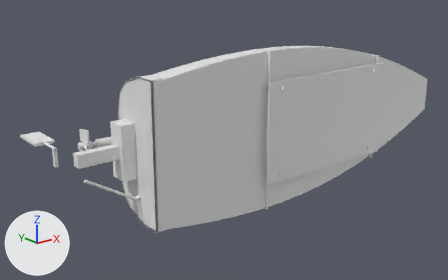
An edit to the glTF model site/assets/assembly.glb, drawn before and after from the same camera.
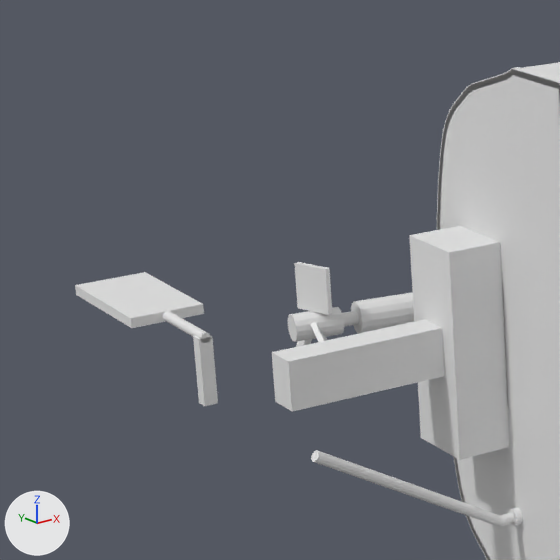
Old and new are each drawn whole from a camera (50 mm lens) standing at (-310.0, -582.0, 203.0) and looking at (160.0, 5.0, -32.0) and again close up on the part from 0% to 34% of the width and 21% to 75% of the height. The axes (+X, +Y, +Z) are drawn at lower left. The lights are the same throughout. The last two pictures show the newer version.

Script lines for the objects in view, before the commit:
```python
me_hw_propeller__0 = bpy.data.meshes.new('hw_propeller__0')
me_hw_propeller__0.from_pydata(...)  # 58 vertices, 100 faces; spans x -39.5..-24.5, y -15.2..19.8, z -13.6..17.5
me_hw_rudder__0 = bpy.data.meshes.new('hw_rudder__0')
me_hw_rudder__0.from_pydata(...)  # a box spanning x -73.0..-51.0, y 36.1..78.1, z -1.5..1.5; a 16-sided cylinder along y spanning x -63.5..-60.5, y 10.1..78.1, z -1.5..1.5; a box spanning x -64.0..-60.0, y 10.1..14.1, z -20.0..0.0
me_hw_rudder_bracket__0 = bpy.data.meshes.new('hw_rudder_bracket__0')
me_hw_rudder_bracket__0.from_pydata(...)  # 16 vertices, 24 faces; spans x -62.0..0.0, y -48.8..-26.8, z -30.0..30.0
# before: 8 (-62.0, -42.8, -7.0) at pixel (292, 411), 9 (-62.0, -42.8, 7.0) at pixel (288, 361), 10 (-62.0, -32.8, -7.0) at pixel (275, 401), 12 (-62.0, -32.8, 7.0) at pixel (271, 352)
ob_hw_propeller__0 = bpy.data.objects.new('hw_propeller__0', me_hw_propeller__0)
ob_hw_propeller__0.location = (0.0, 0.0, 0.0)
ob_hw_rudder__0 = bpy.data.objects.new('hw_rudder__0', me_hw_rudder__0)
ob_hw_rudder__0.location = (0.0, 0.0, 0.0)
ob_hw_rudder_bracket__0 = bpy.data.objects.new('hw_rudder_bracket__0', me_hw_rudder_bracket__0)
ob_hw_rudder_bracket__0.location = (0.0, 0.0, 0.0)
# also in view: 'hw_pushrod__0' at (53.0, -50.0, -33.0); 'hw_stuffing_tube__0' at (68.0, -12.0, 0.0); 'hull_aft__0' at (75.0, -43.0, 0.0)
```
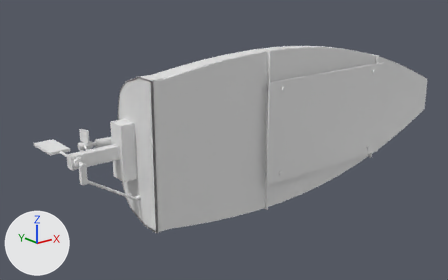
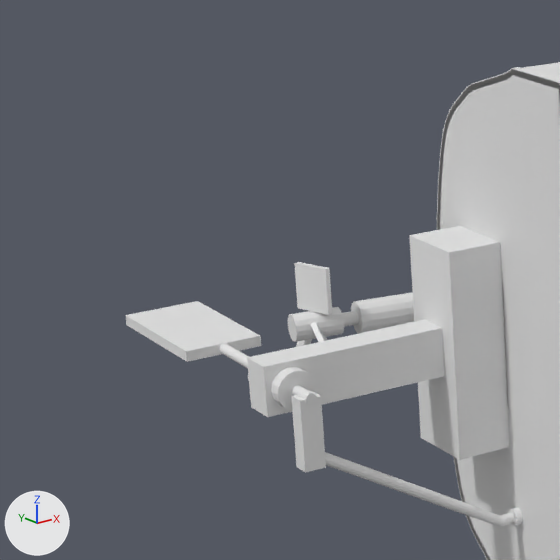
Location of each change, (x1, y1, x2, y2) in pixels of the close-ups (560 x 560 px; the box of a moved part takes in the faces that stretch with it):
'hw_rudder_bracket__0', reshaped (11% wider): before (272, 226, 509, 460); after (247, 226, 509, 460)
'hw_rudder__0', reshaped (40% wider, 28% taller): before (75, 272, 218, 406); after (126, 301, 326, 473)
part 1 of me_hw_rudder__0, moved or reshaped: before (75, 272, 204, 328); after (126, 301, 261, 362)
part 2 of me_hw_rudder__0, moved or reshaped: before (163, 311, 211, 343); after (219, 343, 317, 404)
part 3 of me_hw_rudder__0, moved or reshaped: before (193, 335, 218, 406); after (291, 391, 326, 473)
part 4 of me_hw_rudder_bracket__0, added: after (248, 367, 316, 411)
part 5 of me_hw_rudder_bracket__0, moved or reshaped: before (272, 319, 445, 412); after (247, 319, 445, 417)

The edits, one by one:
me_hw_rudder__0 is used by ob_hw_rudder__0; location (0.0, 0.0, 0.0).
me_hw_rudder__0 had 50 vertices, 88 faces and spanned x -73.0..-51.0, y 10.1..78.1, z -20.0..1.5.
me_hw_rudder__0 now has 50 vertices, 88 faces and spans x -73.0..-51.0, y -55.0..40.0, z -20.0..1.5.
me_hw_rudder__0 part 1: the loose piece of 8 vertices spanning x -73.0..-51.0, y 36.1..78.1, z -1.5..1.5 is moved by (0.0, -38.1, 0.0).
me_hw_rudder__0 part 2: the loose piece of 34 vertices spanning x -63.5..-60.5, y 10.1..78.1, z -1.5..1.5 is multiplied about its middle by the matrix ((1.0, 0.0, 0.0), (0.0, 1.397, 0.0), (0.0, 0.0, 1.0)), then moved by (0.0, -51.6, 0.0).
me_hw_rudder__0 part 3: the loose piece of 8 vertices spanning x -64.0..-60.0, y 10.1..14.1, z -20.0..0.0 is scaled about its middle by (1.5, 1.25, 1), then moved by (0.0, -64.1, 0.0).
me_hw_rudder_bracket__0 is used by ob_hw_rudder_bracket__0; location (0.0, 0.0, 0.0).
Verts and faces of me_hw_rudder_bracket__0; kept vertices keep their numbers, new ones are numbered from 16.
me_hw_rudder_bracket__0 had 16 vertices, 24 faces and spanned x -62.0..0.0, y -48.8..-26.8, z -30.0..30.0.
me_hw_rudder_bracket__0 now has 50 vertices, 88 faces and spans x -69.0..0.0, y -48.8..-26.8, z -30.0..30.0.
me_hw_rudder_bracket__0 part 4: a new loose piece, a 16-sided cylinder along y spanning x -67.5..-56.5, y -46.8..-28.8, z -5.5..5.5.
Part 5, on me_hw_rudder_bracket__0:
Vertices 8, 9, 10, 12 move by (-7.0, 0.0, 0.0).
